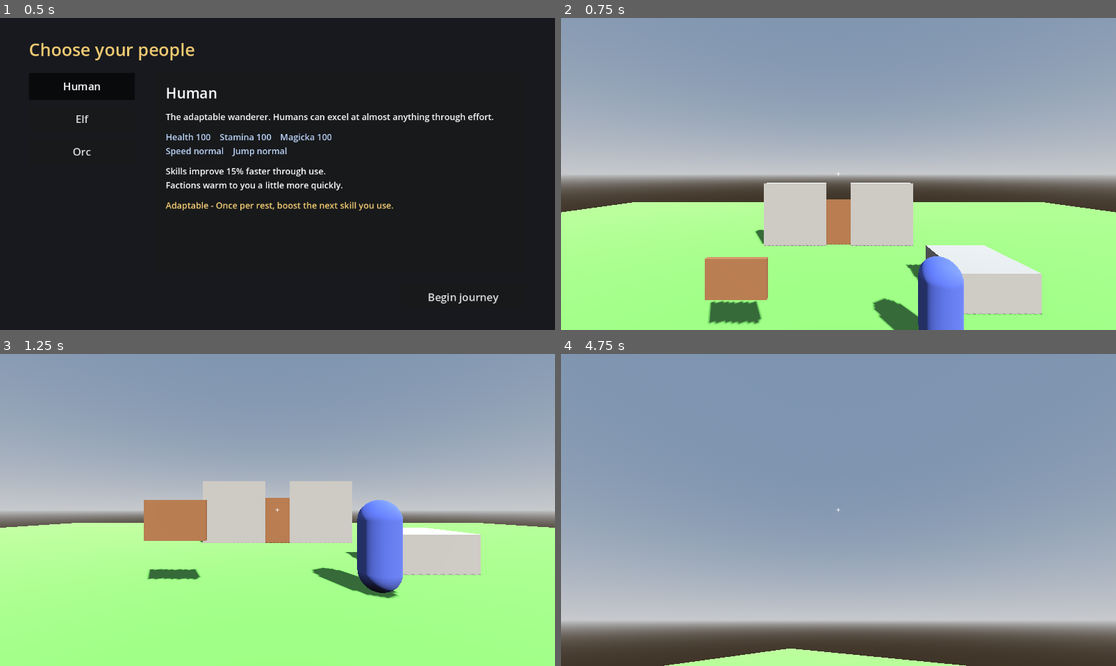
Above: before the commit, frames 1-4 (two rows, left to right).
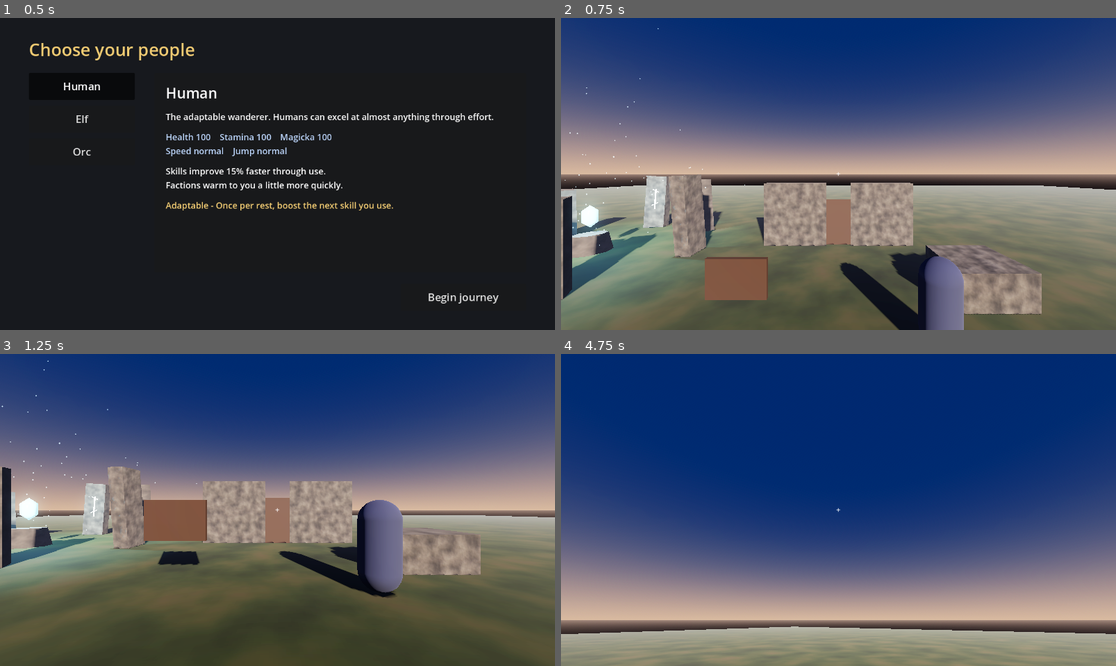
Above: after the commit, the same moments.

Repository: RCJLabs/Vaelora-godot
Game: Godot game, scene res://ui/character_creation.tscn
Same seed, same stepped clock (60 frames per second), same inputs: the game is played once before the commit and once after it.
Inputs (mouse positions are in pixels of both pictures, inside the frame that each line leads up to):
- Up to frame 1 (0.5 s): no input
- Up to frame 2 (0.75 s): click "Begin journey" at 0.5 s
- Up to frame 3 (1.25 s): no input
- Up to frame 4 (4.75 s): tap Enter at 1.25 s; move the mouse to (866, 510) at 1.27 s; hold Shift (sprint) 1.28-2.03 s; hold W (move_forward) from 1.28 s (still down); tap E (interact) at 1.35, 3.05, 3.6 s; tap Space (jump) at 1.52, 1.82, 2.27, 2.3, 2.57, 2.85, 3.77, 4.07, 4.52, 4.55 s; move the mouse to (810, 510) at 2.02 s; tap Shift (sprint) at 2.1, 3.8 s; move the mouse to (849, 503) at 2.77 s; move the mouse to (832, 516) at 3.52 s; move the mouse to (877, 513) at 4.27 s; hold Shift (sprint) from 4.28 s (still down)

Frame 1 is identical in both runs. In frame 2, 100% of the frame differs, in the area x 0-100%, y 0-100%; in frame 3, 99%; in frame 4, 100%.

Commit message:
Add atmosphere pass, mystical stone circle, and asset pipeline docs
- Shared atmosphere.tres: golden-hour sky, ACES, SSAO, glow, fog,
  volumetric fog, colour grade; low sun behind the spawn point
- Stone circle prop: rune-carved standing stones, altar, interactable
  floating crystal (touched_crystal flag), light motes
- Procedural noise stone/grass materials as placeholders; ground enlarged
  to 120x120 with matching collision
- assets/ folders, CREDITS.md license log, ASSETS.md download list and
  import steps; before/after preview screenshots

Co-Authored-By: Claude Opus 5.5 <noreply@anthropic.com>
Claude-Session: https://claude.ai/code/session_01BPE8ZczZ4hZnRHyCfMJwVS

Diff:
--- /dev/null
+++ b/godot/levels/atmosphere.tres
@@ -0,0 +1,41 @@
+[gd_resource type="Environment" load_steps=3 format=3]
+
+[sub_resource type="ProceduralSkyMaterial" id="SkyMat"]
+sky_top_color = Color(0.13, 0.22, 0.42, 1)
+sky_horizon_color = Color(0.8, 0.62, 0.5, 1)
+sky_curve = 0.12
+ground_bottom_color = Color(0.08, 0.08, 0.1, 1)
+ground_horizon_color = Color(0.55, 0.46, 0.42, 1)
+sun_angle_max = 15.0
+sun_curve = 0.08
+
+[sub_resource type="Sky" id="Sky"]
+sky_material = SubResource("SkyMat")
+
+[resource]
+background_mode = 2
+sky = SubResource("Sky")
+ambient_light_source = 3
+ambient_light_energy = 1.0
+tonemap_mode = 3
+tonemap_white = 6.0
+ssao_enabled = true
+ssao_radius = 1.5
+glow_enabled = true
+glow_intensity = 0.8
+glow_bloom = 0.05
+glow_hdr_threshold = 1.1
+fog_enabled = true
+fog_light_color = Color(0.6, 0.62, 0.72, 1)
+fog_sun_scatter = 0.3
+fog_density = 0.008
+fog_aerial_perspective = 0.5
+fog_sky_affect = 0.35
+volumetric_fog_enabled = true
+volumetric_fog_density = 0.02
+volumetric_fog_albedo = Color(0.85, 0.88, 1, 1)
+volumetric_fog_anisotropy = 0.6
+volumetric_fog_length = 48.0
+adjustment_enabled = true
+adjustment_contrast = 1.05
+adjustment_saturation = 0.92
--- a/godot/levels/test_level.tscn
+++ b/godot/levels/test_level.tscn
@@ -1,32 +1,73 @@
-[gd_scene load_steps=25 format=3]
+[gd_scene load_steps=30 format=3]
 
 [ext_resource type="PackedScene" path="res://player/player.tscn" id="1_player"]
 [ext_resource type="Script" path="res://interactables/sign.gd" id="2_sign"]
 [ext_resource type="Script" path="res://interactables/door.gd" id="3_door"]
 [ext_resource type="Script" path="res://interactables/npc.gd" id="4_npc"]
-
-[sub_resource type="ProceduralSkyMaterial" id="Sky_mat"]
-
-[sub_resource type="Sky" id="Sky_1"]
-sky_material = SubResource("Sky_mat")
-
-[sub_resource type="Environment" id="Env_1"]
-background_mode = 2
-sky = SubResource("Sky_1")
-tonemap_mode = 2
+[ext_resource type="Environment" path="res://levels/atmosphere.tres" id="5_env"]
+[ext_resource type="PackedScene" path="res://props/stone_circle.tscn" id="6_circle"]
+
+[sub_resource type="FastNoiseLite" id="Noise_grass"]
+frequency = 0.02
+fractal_octaves = 4
+
+[sub_resource type="Gradient" id="Grad_grass"]
+offsets = PackedFloat32Array(0, 0.45, 0.7, 1)
+colors = PackedColorArray(0.1, 0.15, 0.06, 1, 0.17, 0.23, 0.09, 1, 0.24, 0.26, 0.11, 1, 0.3, 0.26, 0.15, 1)
+
+[sub_resource type="NoiseTexture2D" id="Tex_grass"]
+width = 512
+height = 512
+seamless = true
+color_ramp = SubResource("Grad_grass")
+noise = SubResource("Noise_grass")
 
 [sub_resource type="StandardMaterial3D" id="Mat_grass"]
-albedo_color = Color(0.35, 0.55, 0.25, 1)
+albedo_texture = SubResource("Tex_grass")
+roughness = 1.0
+uv1_triplanar = true
+uv1_world_triplanar = true
+uv1_scale = Vector3(0.04, 0.04, 0.04)
 
 [sub_resource type="BoxMesh" id="BoxMesh_ground"]
 material = SubResource("Mat_grass")
-size = Vector3(50, 1, 50)
+size = Vector3(120, 1, 120)
 
 [sub_resource type="BoxShape3D" id="BoxShape_ground"]
-size = Vector3(50, 1, 50)
+size = Vector3(120, 1, 120)
+
+[sub_resource type="FastNoiseLite" id="Noise_stone"]
+noise_type = 3
+frequency = 0.03
+fractal_octaves = 5
+
+[sub_resource type="Gradient" id="Grad_stone"]
+offsets = PackedFloat32Array(0, 0.55, 1)
+colors = PackedColorArray(0.16, 0.16, 0.16, 1, 0.33, 0.32, 0.3, 1, 0.45, 0.45, 0.42, 1)
+
+[sub_resource type="NoiseTexture2D" id="Tex_stone"]
+width = 256
+height = 256
+seamless = true
+color_ramp = SubResource("Grad_stone")
+noise = SubResource("Noise_stone")
+
+[sub_resource type="NoiseTexture2D" id="Tex_stone_normal"]
+width = 256
+height = 256
+seamless = true
+as_normal_map = true
+bump_strength = 6.0
+noise = SubResource("Noise_stone")
 
 [sub_resource type="StandardMaterial3D" id="Mat_stone"]
-albedo_color = Color(0.5, 0.48, 0.45, 1)
+albedo_texture = SubResource("Tex_stone")
+normal_enabled = true
+normal_texture = SubResource("Tex_stone_normal")
+uv1_triplanar = true
+uv1_world_triplanar = true
+uv1_scale = Vector3(0.35, 0.35, 0.35)
+roughness = 0.95
 
 [sub_resource type="BoxMesh" id="BoxMesh_crate"]
 material = SubResource("Mat_stone")
@@ -36,7 +77,8 @@
 size = Vector3(2, 1, 2)
 
 [sub_resource type="StandardMaterial3D" id="Mat_wood"]
-albedo_color = Color(0.45, 0.3, 0.18, 1)
+albedo_color = Color(0.26, 0.17, 0.1, 1)
+roughness = 0.85
 
 [sub_resource type="BoxMesh" id="BoxMesh_sign"]
 material = SubResource("Mat_wood")
@@ -60,7 +102,7 @@
 size = Vector3(3, 3, 0.4)
 
 [sub_resource type="StandardMaterial3D" id="Mat_cloak"]
-albedo_color = Color(0.25, 0.3, 0.55, 1)
+albedo_color = Color(0.2, 0.24, 0.38, 1)
 
 [sub_resource type="CapsuleMesh" id="CapsuleMesh_npc"]
 material = SubResource("Mat_cloak")
@@ -74,11 +116,14 @@
 [node name="TestLevel" type="Node3D"]
 
 [node name="WorldEnvironment" type="WorldEnvironment" parent="."]
-environment = SubResource("Env_1")
+environment = ExtResource("5_env")
 
 [node name="Sun" type="DirectionalLight3D" parent="."]
-transform = Transform3D(0.866025, -0.353553, 0.353553, 0, 0.707107, 0.707107, -0.5, -0.612372, 0.612372, 0, 10, 0)
+transform = Transform3D(0.906308, -0.158316, 0.391845, 0, 0.927184, 0.374607, -0.422618, -0.339509, 0.840314, 0, 10, 0)
+light_color = Color(1, 0.84, 0.66, 1)
+light_energy = 1.6
 shadow_enabled = true
+directional_shadow_max_distance = 80.0
 
 [node name="Ground" type="StaticBody3D" parent="."]
 transform = Transform3D(1, 0, 0, 0, 1, 0, 0, 0, 1, 0, -0.5, 0)
@@ -154,5 +199,8 @@
 transform = Transform3D(1, 0, 0, 0, 1, 0, 0, 0, 1, 0, 0.9, 0)
 shape = SubResource("CapsuleShape_npc")
 
+[node name="StoneCircle" parent="." instance=ExtResource("6_circle")]
+transform = Transform3D(1, 0, 0, 0, 1, 0, 0, 0, 1, -11, 0, -9)
+
 [node name="Player" parent="." instance=ExtResource("1_player")]
 transform = Transform3D(1, 0, 0, 0, 1, 0, 0, 0, 1, 0, 2, 0)
--- /dev/null
+++ b/godot/props/floating_crystal.gd
@@ -0,0 +1,32 @@
+extends StaticBody3D
+
+# The crystal at the heart of the stone circle: hovers, turns slowly, and
+# flares when touched (E). Interactable like the sign and door.
+
+@export var bob_height: float = 0.12
+@export var spin_speed: float = 0.4   # radians per second
+
+var prompt: String = "Touch the crystal"
+
+@onready var gem: Node3D = $Gem
+@onready var light: OmniLight3D = $Light
+@onready var base_light_energy: float = light.light_energy
+
+var _time := 0.0
+
+
+func _process(delta: float) -> void:
+	_time += delta
+	gem.rotation.y += spin_speed * delta
+	gem.position.y = sin(_time * 1.3) * bob_height
+
+
+func interact(player: Node) -> void:
+	if GameState.has_flag("touched_crystal"):
+		player.show_message("The crystal hums softly. It remembers you.")
+	else:
+		GameState.set_flag("touched_crystal")
+		player.show_message("Cold light runs up your arm. Somewhere, something old wakes.")
+	var tween := create_tween()
+	tween.tween_property(light, "light_energy", base_light_energy * 4.0, 0.15)
+	tween.tween_property(light, "light_energy", base_light_energy, 1.2)
--- /dev/null
+++ b/godot/props/stone_circle.tscn
@@ -0,0 +1,367 @@
+[gd_scene load_steps=34 format=3]
+
+[ext_resource type="Script" path="res://props/floating_crystal.gd" id="1_crystal"]
+
+[sub_resource type="FastNoiseLite" id="Noise_stone"]
+noise_type = 3
+frequency = 0.03
+fractal_octaves = 5
+
+[sub_resource type="Gradient" id="Grad_stone"]
+offsets = PackedFloat32Array(0, 0.55, 1)
+colors = PackedColorArray(0.16, 0.16, 0.16, 1, 0.33, 0.32, 0.3, 1, 0.45, 0.45, 0.42, 1)
+
+[sub_resource type="NoiseTexture2D" id="Tex_stone"]
+width = 256
+height = 256
+seamless = true
+color_ramp = SubResource("Grad_stone")
+noise = SubResource("Noise_stone")
+
+[sub_resource type="NoiseTexture2D" id="Tex_stone_normal"]
+width = 256
+height = 256
+seamless = true
+as_normal_map = true
+bump_strength = 6.0
+noise = SubResource("Noise_stone")
+
+[sub_resource type="StandardMaterial3D" id="Mat_stone"]
+albedo_texture = SubResource("Tex_stone")
+normal_enabled = true
+normal_texture = SubResource("Tex_stone_normal")
+uv1_triplanar = true
+uv1_world_triplanar = true
+uv1_scale = Vector3(0.35, 0.35, 0.35)
+roughness = 0.95
+
+[sub_resource type="StandardMaterial3D" id="Mat_rune"]
+albedo_color = Color(0.05, 0.1, 0.12, 1)
+emission_enabled = true
+emission = Color(0.35, 0.85, 1, 1)
+emission_energy_multiplier = 2.5
+
+[sub_resource type="StandardMaterial3D" id="Mat_crystal"]
+albedo_color = Color(0.3, 0.75, 0.9, 1)
+metallic_specular = 1.0
+roughness = 0.1
+emission_enabled = true
+emission = Color(0.4, 0.9, 1, 1)
+emission_energy_multiplier = 1.2
+
+[sub_resource type="Gradient" id="Grad_mote"]
+offsets = PackedFloat32Array(0, 1)
+colors = PackedColorArray(1, 1, 1, 1, 1, 1, 1, 0)
+
+[sub_resource type="GradientTexture2D" id="Tex_mote"]
+gradient = SubResource("Grad_mote")
+width = 32
+height = 32
+fill = 1
+fill_from = Vector2(0.5, 0.5)
+fill_to = Vector2(1, 0.5)
+
+[sub_resource type="StandardMaterial3D" id="Mat_mote"]
+transparency = 1
+blend_mode = 1
+shading_mode = 0
+albedo_color = Color(0.7, 0.95, 1, 0.9)
+albedo_texture = SubResource("Tex_mote")
+billboard_mode = 3
+particles_anim_h_frames = 1
+particles_anim_v_frames = 1
+particles_anim_loop = false
+
+[sub_resource type="QuadMesh" id="Mesh_mote"]
+material = SubResource("Mat_mote")
+size = Vector2(0.08, 0.08)
+
+[sub_resource type="ParticleProcessMaterial" id="Particles_motes"]
+emission_shape = 1
+emission_sphere_radius = 4.0
+direction = Vector3(0, 1, 0)
+spread = 180.0
+initial_velocity_min = 0.05
+initial_velocity_max = 0.25
+gravity = Vector3(0, 0.04, 0)
+scale_min = 0.5
+scale_max = 1.2
+turbulence_enabled = true
+turbulence_noise_strength = 0.5
+
+[sub_resource type="SphereMesh" id="Mesh_gem"]
+material = SubResource("Mat_crystal")
+radius = 0.3
+height = 1.0
+radial_segments = 6
+rings = 2
+
+[sub_resource type="CylinderMesh" id="Mesh_altar"]
+material = SubResource("Mat_stone")
+top_radius = 0.55
+bottom_radius = 0.7
+height = 0.8
+radial_segments = 8
+
+[sub_resource type="CylinderShape3D" id="Shape_altar"]
+radius = 0.65
+height = 0.8
+
+[sub_resource type="SphereShape3D" id="Shape_gem"]
+radius = 0.45
+
+[sub_resource type="BoxMesh" id="Mesh_rune_long"]
+material = SubResource("Mat_rune")
+size = Vector3(0.08, 1.3, 0.02)
+
+[sub_resource type="BoxMesh" id="Mesh_rune_short"]
+material = SubResource("Mat_rune")
+size = Vector3(0.4, 0.06, 0.02)
+
+[sub_resource type="BoxMesh" id="Mesh_stone0"]
+material = SubResource("Mat_stone")
+size = Vector3(1.1, 3.4, 0.6)
+
+[sub_resource type="BoxShape3D" id="Shape_stone0"]
+size = Vector3(1.1, 3.4, 0.6)
+
+[sub_resource type="BoxMesh" id="Mesh_stone1"]
+material = SubResource("Mat_stone")
+size = Vector3(1.1, 2.8, 0.6)
+
+[sub_resource type="BoxShape3D" id="Shape_stone1"]
+size = Vector3(1.1, 2.8, 0.6)
+
+[sub_resource type="BoxMesh" id="Mesh_stone2"]
+material = SubResource("Mat_stone")
+size = Vector3(1.1, 3.6, 0.6)
+
+[sub_resource type="BoxShape3D" id="Shape_stone2"]
+size = Vector3(1.1, 3.6, 0.6)
+
+[sub_resource type="BoxMesh" id="Mesh_stone3"]
+material = SubResource("Mat_stone")
+size = Vector3(1.1, 3.0, 0.6)
+
+[sub_resource type="BoxShape3D" id="Shape_stone3"]
+size = Vector3(1.1, 3.0, 0.6)
+
+[sub_resource type="BoxMesh" id="Mesh_stone4"]
+material = SubResource("Mat_stone")
+size = Vector3(1.1, 2.6, 0.6)
+
+[sub_resource type="BoxShape3D" id="Shape_stone4"]
+size = Vector3(1.1, 2.6, 0.6)
+
+[sub_resource type="BoxMesh" id="Mesh_stone5"]
+material = SubResource("Mat_stone")
+size = Vector3(1.1, 3.3, 0.6)
+
+[sub_resource type="BoxShape3D" id="Shape_stone5"]
+size = Vector3(1.1, 3.3, 0.6)
+
+[sub_resource type="BoxMesh" id="Mesh_stone6"]
+material = SubResource("Mat_stone")
+size = Vector3(1.1, 3.1, 0.6)
+
+[sub_resource type="BoxShape3D" id="Shape_stone6"]
+size = Vector3(1.1, 3.1, 0.6)
+
+[node name="StoneCircle" type="Node3D"]
+
+[node name="Stone1" type="StaticBody3D" parent="."]
+transform = Transform3D(0.0018265, -0.0523041, -0.99863, -0.0348517, 0.998021, -0.052336, 0.999391, 0.0348995, 6.11484e-17, 4.5, 0, 0)
+
+[node name="MeshInstance3D" type="MeshInstance3D" parent="Stone1"]
+transform = Transform3D(1, 0, 0, 0, 1, 0, 0, 0, 1, 0, 1.7, 0)
+mesh = SubResource("Mesh_stone0")
+
+[node name="CollisionShape3D" type="CollisionShape3D" parent="Stone1"]
+transform = Transform3D(1, 0, 0, 0, 1, 0, 0, 0, 1, 0, 1.7, 0)
+shape = SubResource("Shape_stone0")
+
+[node name="RuneStem" type="MeshInstance3D" parent="Stone1"]
+transform = Transform3D(1, 0, 0, 0, 1, 0, 0, 0, 1, 0, 1.870, 0.305)
+mesh = SubResource("Mesh_rune_long")
+
+[node name="RuneBar1" type="MeshInstance3D" parent="Stone1"]
+transform = Transform3D(0.90631, -0.42262, 0, 0.42262, 0.90631, 0, 0, 0, 1, 0, 2.220, 0.305)
+mesh = SubResource("Mesh_rune_short")
+
+[node name="RuneBar2" type="MeshInstance3D" parent="Stone1"]
+transform = Transform3D(0.86603, 0.50000, 0, -0.50000, 0.86603, 0, 0, 0, 1, 0, 1.620, 0.305)
+mesh = SubResource("Mesh_rune_short")
+
+[node name="Stone2" type="StaticBody3D" parent="."]
+transform = Transform3D(-0.780953, 0.0571307, -0.621971, 0.0174099, 0.997412, 0.0697565, 0.624347, 0.0436481, -0.779927, 2.8057, 0, 3.51824)
+
+[node name="MeshInstance3D" type="MeshInstance3D" parent="Stone2"]
+transform = Transform3D(1, 0, 0, 0, 1, 0, 0, 0, 1, 0, 1.4, 0)
+mesh = SubResource("Mesh_stone1")
+
+[node name="CollisionShape3D" type="CollisionShape3D" parent="Stone2"]
+transform = Transform3D(1, 0, 0, 0, 1, 0, 0, 0, 1, 0, 1.4, 0)
+shape = SubResource("Shape_stone1")
+
+[node name="RuneStem" type="MeshInstance3D" parent="Stone2"]
+transform = Transform3D(1, 0, 0, 0, 1, 0, 0, 0, 1, 0, 1.540, 0.305)
+mesh = SubResource("Mesh_rune_long")
+
+[node name="RuneBar1" type="MeshInstance3D" parent="Stone2"]
+transform = Transform3D(0.90631, 0.42262, 0, -0.42262, 0.90631, 0, 0, 0, 1, 0, 1.990, 0.305)
+mesh = SubResource("Mesh_rune_short")
+
+[node name="RuneBar2" type="MeshInstance3D" parent="Stone2"]
+transform = Transform3D(0.86603, -0.50000, 0, 0.50000, 0.86603, 0, 0, 0, 1, 0, 1.240, 0.305)
+mesh = SubResource("Mesh_rune_short")
+
+[node name="Stone3" type="StaticBody3D" parent="."]
+transform = Transform3D(-0.973389, 0.054902, 0.222487, 0.052328, 0.998477, -0.0174524, -0.223106, -0.00534567, -0.974779, -1.00134, 0, 4.38718)
+
+[node name="MeshInstance3D" type="MeshInstance3D" parent="Stone3"]
+transform = Transform3D(1, 0, 0, 0, 1, 0, 0, 0, 1, 0, 1.8, 0)
+mesh = SubResource("Mesh_stone2")
+
+[node name="CollisionShape3D" type="CollisionShape3D" parent="Stone3"]
+transform = Transform3D(1, 0, 0, 0, 1, 0, 0, 0, 1, 0, 1.8, 0)
+shape = SubResource("Shape_stone2")
+
+[node name="RuneStem" type="MeshInstance3D" parent="Stone3"]
+transform = Transform3D(1, 0, 0, 0, 1, 0, 0, 0, 1, 0, 1.980, 0.305)
+mesh = SubResource("Mesh_rune_long")
+
+[node name="RuneBar1" type="MeshInstance3D" parent="Stone3"]
+transform = Transform3D(0.90631, -0.42262, 0, 0.42262, 0.90631, 0, 0, 0, 1, 0, 2.530, 0.305)
+mesh = SubResource("Mesh_rune_short")
+
+[node name="RuneBar2" type="MeshInstance3D" parent="Stone3"]
+transform = Transform3D(0.86603, -0.50000, 0, 0.50000, 0.86603, 0, 0, 0, 1, 0, 1.730, 0.305)
+mesh = SubResource("Mesh_rune_short")
+
+[node name="Stone4" type="StaticBody3D" parent="."]
+transform = Transform3D(-0.430633, -0.061633, 0.90042, -0.069714, 0.996956, 0.0348995, -0.89983, -0.047743, -0.433619, -4.05436, 0, 1.95248)
+
+[node name="MeshInstance3D" type="MeshInstance3D" parent="Stone4"]
+transform = Transform3D(1, 0, 0, 0, 1, 0, 0, 0, 1, 0, 1.5, 0)
+mesh = SubResource("Mesh_stone3")
+
+[node name="CollisionShape3D" type="CollisionShape3D" parent="Stone4"]
+transform = Transform3D(1, 0, 0, 0, 1, 0, 0, 0, 1, 0, 1.5, 0)
+shape = SubResource("Shape_stone3")
+
+[node name="RuneStem" type="MeshInstance3D" parent="Stone4"]
+transform = Transform3D(1, 0, 0, 0, 1, 0, 0, 0, 1, 0, 1.650, 0.305)
+mesh = SubResource("Mesh_rune_long")
+
+[node name="RuneBar1" type="MeshInstance3D" parent="Stone4"]
+transform = Transform3D(0.90631, 0.42262, 0, -0.42262, 0.90631, 0, 0, 0, 1, 0, 2.000, 0.305)
+mesh = SubResource("Mesh_rune_short")
+
+[node name="RuneBar2" type="MeshInstance3D" parent="Stone4"]
+transform = Transform3D(0.86603, 0.50000, 0, -0.50000, 0.86603, 0, 0, 0, 1, 0, 1.350, 0.305)
+mesh = SubResource("Mesh_rune_short")
+
+[node name="Stone5" type="StaticBody3D" parent="."]
+transform = Transform3D(0.43636, 0.0633345, 0.89754, 0.0347667, 0.995588, -0.0871557, -0.8991, 0.0692358, 0.432233, -4.05436, 0, -1.95248)
+
+[node name="MeshInstance3D" type="MeshInstance3D" parent="Stone5"]
+transform = Transform3D(1, 0, 0, 0, 1, 0, 0, 0, 1, 0, 1.3, 0)
+mesh = SubResource("Mesh_stone4")
+
+[node name="CollisionShape3D" type="CollisionShape3D" parent="Stone5"]
+transform = Transform3D(1, 0, 0, 0, 1, 0, 0, 0, 1, 0, 1.3, 0)
+shape = SubResource("Shape_stone4")
+
+[node name="RuneStem" type="MeshInstance3D" parent="Stone5"]
+transform = Transform3D(1, 0, 0, 0, 1, 0, 0, 0, 1, 0, 1.430, 0.305)
+mesh = SubResource("Mesh_rune_long")
+
+[node name="RuneBar1" type="MeshInstance3D" parent="Stone5"]
+transform = Transform3D(0.90631, -0.42262, 0, 0.42262, 0.90631, 0, 0, 0, 1, 0, 1.880, 0.305)
+mesh = SubResource("Mesh_rune_short")
+
+[node name="RuneBar2" type="MeshInstance3D" parent="Stone5"]
+transform = Transform3D(0.86603, -0.50000, 0, 0.50000, 0.86603, 0, 0, 0, 1, 0, 1.180, 0.305)
+mesh = SubResource("Mesh_rune_short")
+
+[node name="Stone6" type="StaticBody3D" parent="."]
+transform = Transform3D(0.973795, 0.0471456, 0.222487, -0.052328, 0.998477, 0.0174524, -0.221325, -0.0286374, 0.974779, -1.00134, 0, -4.38718)
+
+[node name="MeshInstance3D" type="MeshInstance3D" parent="Stone6"]
+transform = Transform3D(1, 0, 0, 0, 1, 0, 0, 0, 1, 0, 1.65, 0)
+mesh = SubResource("Mesh_stone5")
+
+[node name="CollisionShape3D" type="CollisionShape3D" parent="Stone6"]
+transform = Transform3D(1, 0, 0, 0, 1, 0, 0, 0, 1, 0, 1.65, 0)
+shape = SubResource("Shape_stone5")
+
+[node name="RuneStem" type="MeshInstance3D" parent="Stone6"]
+transform = Transform3D(1, 0, 0, 0, 1, 0, 0, 0, 1, 0, 1.815, 0.305)
+mesh = SubResource("Mesh_rune_long")
+
+[node name="RuneBar1" type="MeshInstance3D" parent="Stone6"]
+transform = Transform3D(0.90631, 0.42262, 0, -0.42262, 0.90631, 0, 0, 0, 1, 0, 2.365, 0.305)
+mesh = SubResource("Mesh_rune_short")
+
+[node name="RuneBar2" type="MeshInstance3D" parent="Stone6"]
+transform = Transform3D(0.86603, -0.50000, 0, 0.50000, 0.86603, 0, 0, 0, 1, 0, 1.515, 0.305)
+mesh = SubResource("Mesh_rune_short")
+
+[node name="Stone7" type="StaticBody3D" parent="."]
+transform = Transform3D(0.778409, -0.0762443, -0.62311, 0.069714, 0.996956, -0.0348995, 0.623874, -0.0162734, 0.781355, 2.8057, 0, -3.51824)
+
+[node name="MeshInstance3D" type="MeshInstance3D" parent="Stone7"]
+transform = Transform3D(1, 0, 0, 0, 1, 0, 0, 0, 1, 0, 1.55, 0)
+mesh = SubResource("Mesh_stone6")
+
+[node name="CollisionShape3D" type="CollisionShape3D" parent="Stone7"]
+transform = Transform3D(1, 0, 0, 0, 1, 0, 0, 0, 1, 0, 1.55, 0)
+shape = SubResource("Shape_stone6")
+
+[node name="RuneStem" type="MeshInstance3D" parent="Stone7"]
+transform = Transform3D(1, 0, 0, 0, 1, 0, 0, 0, 1, 0, 1.705, 0.305)
+mesh = SubResource("Mesh_rune_long")
+
+[node name="RuneBar1" type="MeshInstance3D" parent="Stone7"]
+transform = Transform3D(0.90631, -0.42262, 0, 0.42262, 0.90631, 0, 0, 0, 1, 0, 2.055, 0.305)
+mesh = SubResource("Mesh_rune_short")
+
+[node name="RuneBar2" type="MeshInstance3D" parent="Stone7"]
+transform = Transform3D(0.86603, 0.50000, 0, -0.50000, 0.86603, 0, 0, 0, 1, 0, 1.455, 0.305)
+mesh = SubResource("Mesh_rune_short")
+
+[node name="Altar" type="StaticBody3D" parent="."]
+
+[node name="MeshInstance3D" type="MeshInstance3D" parent="Altar"]
+transform = Transform3D(1, 0, 0, 0, 1, 0, 0, 0, 1, 0, 0.4, 0)
+mesh = SubResource("Mesh_altar")
+
+[node name="CollisionShape3D" type="CollisionShape3D" parent="Altar"]
+transform = Transform3D(1, 0, 0, 0, 1, 0, 0, 0, 1, 0, 0.4, 0)
+shape = SubResource("Shape_altar")
+
+[node name="Crystal" type="StaticBody3D" parent="."]
+transform = Transform3D(1, 0, 0, 0, 1, 0, 0, 0, 1, 0, 1.55, 0)
+script = ExtResource("1_crystal")
+
+[node name="Gem" type="MeshInstance3D" parent="Crystal"]
+mesh = SubResource("Mesh_gem")
+
+[node name="CollisionShape3D" type="CollisionShape3D" parent="Crystal"]
+shape = SubResource("Shape_gem")
+
+[node name="Light" type="OmniLight3D" parent="Crystal"]
+light_color = Color(0.45, 0.85, 1, 1)
+light_energy = 1.5
+light_volumetric_fog_energy = 2.0
+shadow_enabled = true
+omni_range = 9.0
+
+[node name="Motes" type="GPUParticles3D" parent="."]
+transform = Transform3D(1, 0, 0, 0, 1, 0, 0, 0, 1, 0, 1.5, 0)
+amount = 80
+lifetime = 8.0
+preprocess = 8.0
+visibility_aabb = AABB(-6, -2, -6, 12, 6, 12)
+process_material = SubResource("Particles_motes")
+draw_pass_1 = SubResource("Mesh_mote")
Not shown, added: docs/godot-starter/ASSETS.md
Not shown, added: docs/images/level_atmosphere_pass.png
Not shown, added: docs/images/level_before.png
Not shown, added: docs/images/stone_circle.png
Not shown, added: godot/CREDITS.md
Not shown, added: godot/assets/audio/.gitkeep
Not shown, added: godot/assets/hdri/.gitkeep
Not shown, added: godot/assets/models/.gitkeep
Not shown, added: godot/assets/textures/.gitkeep
